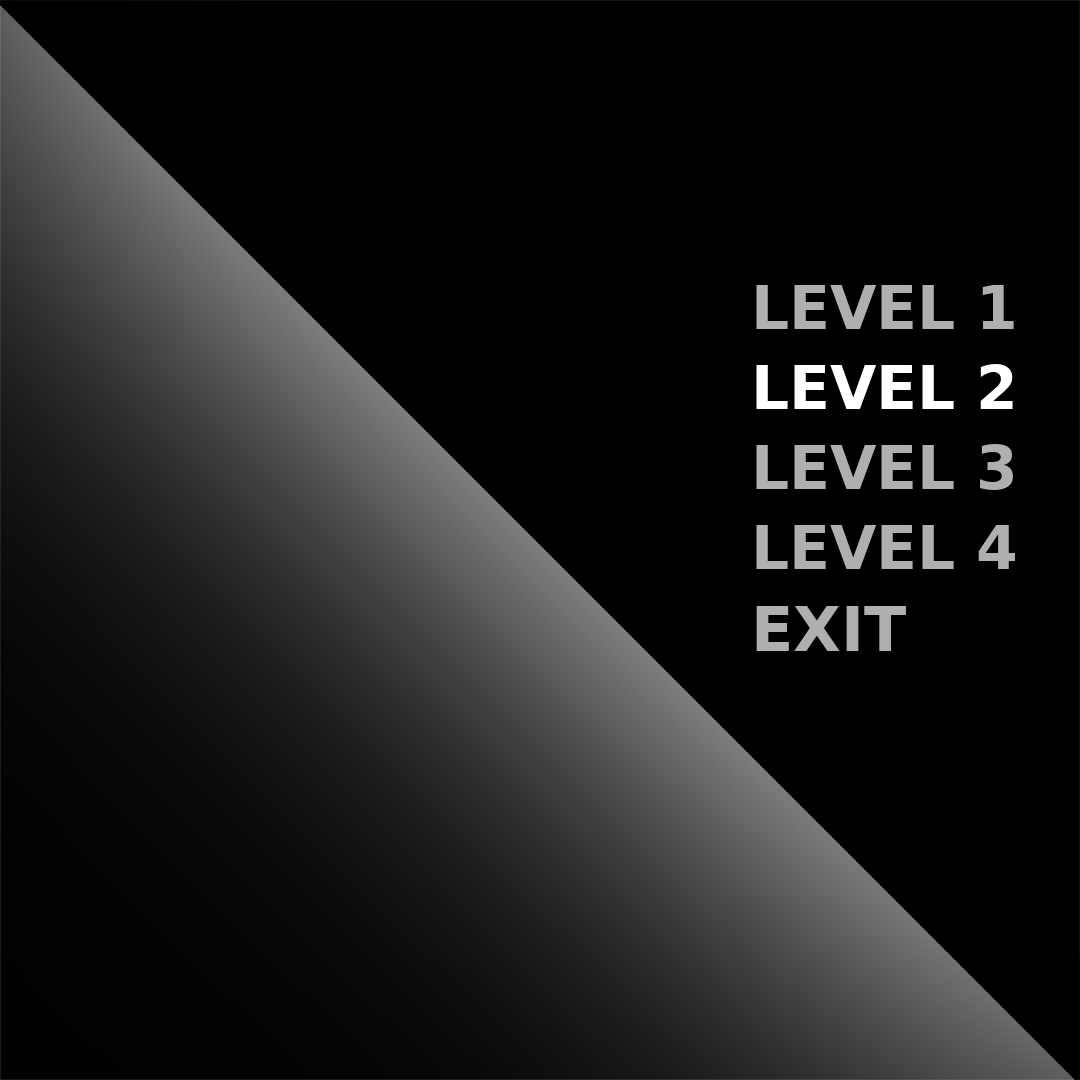
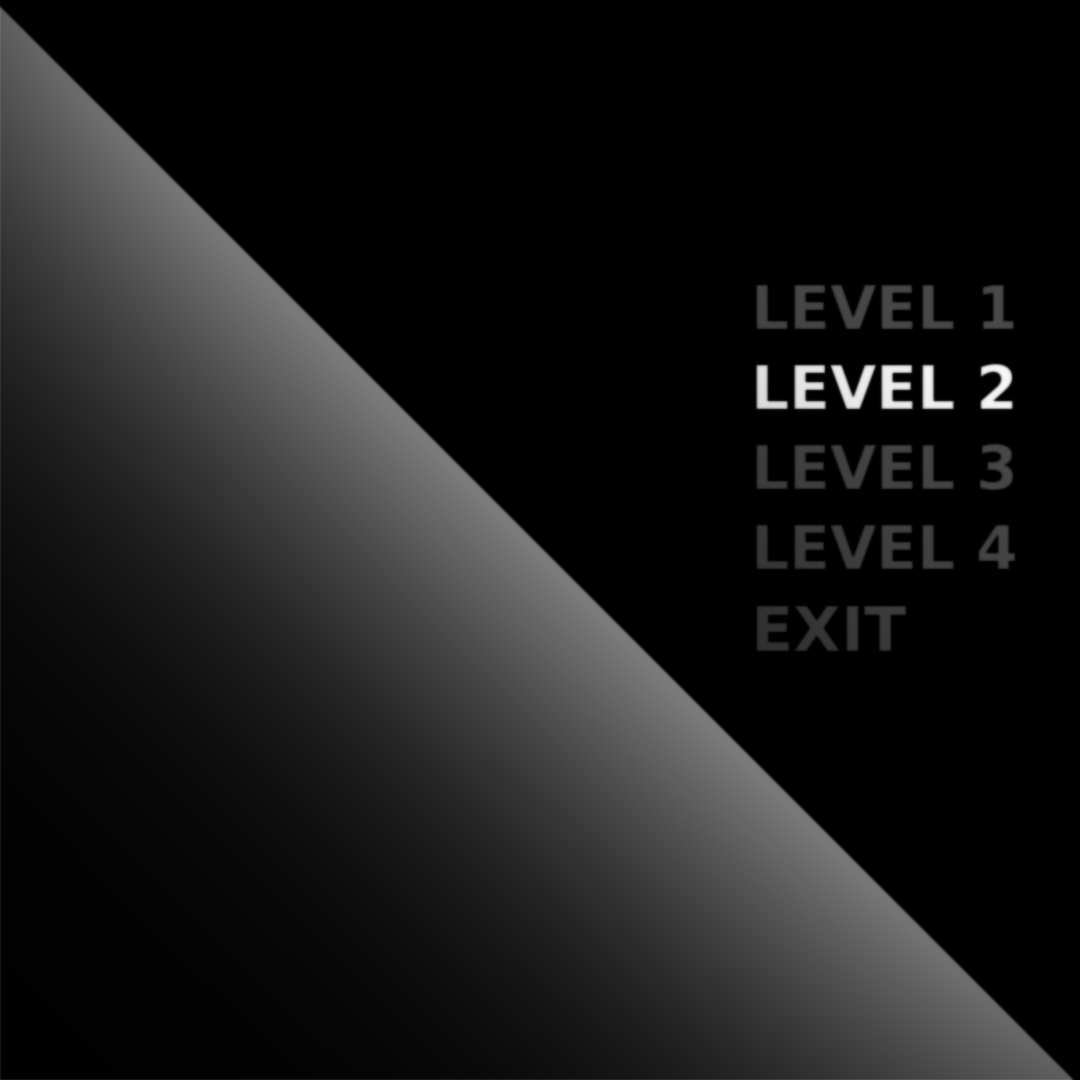
Two versions of the same layered image (1080×1080). Layer-by-layer changes:
removed layer "LEVEL 1" over (x1=756, y1=285, x2=1014, y2=329)
removed layer "LEVEL 2" over (x1=756, y1=364, x2=1013, y2=409)
removed layer "LEVEL 3" over (x1=756, y1=444, x2=1013, y2=490)
removed layer "LEVEL 4" over (x1=756, y1=525, x2=1015, y2=569)
removed layer "EXIT" over (x1=756, y1=606, x2=906, y2=651)
"貼上的圖層": blend normal → erase, painted on it, masked it over (x1=0, y1=0, x2=1080, y2=1080)
painted on "圖層" over (x1=0, y1=0, x2=1080, y2=1080)
